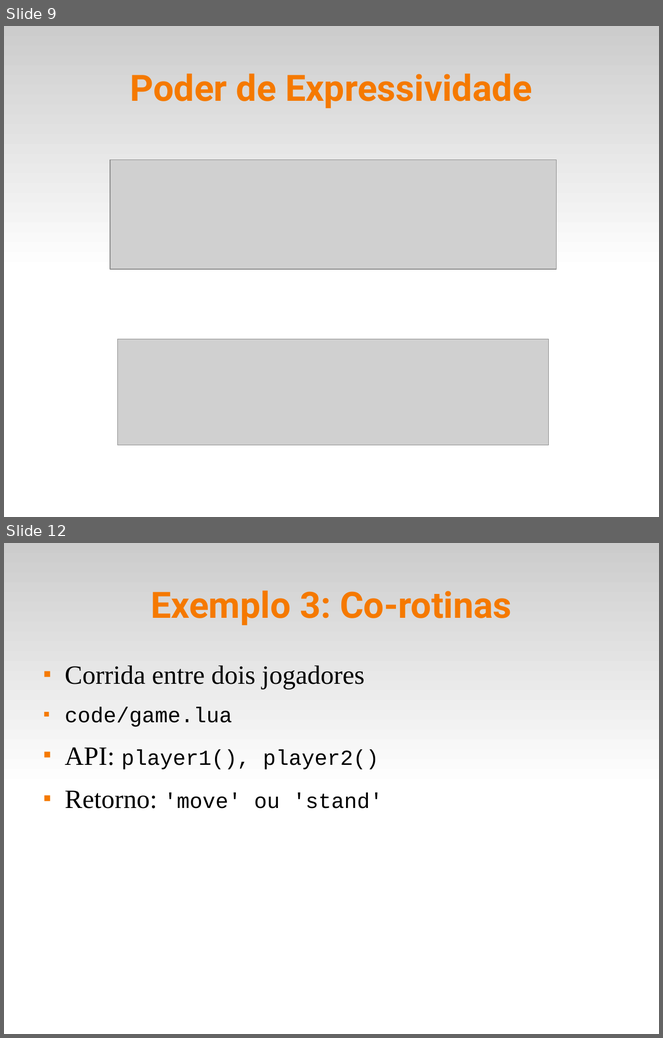
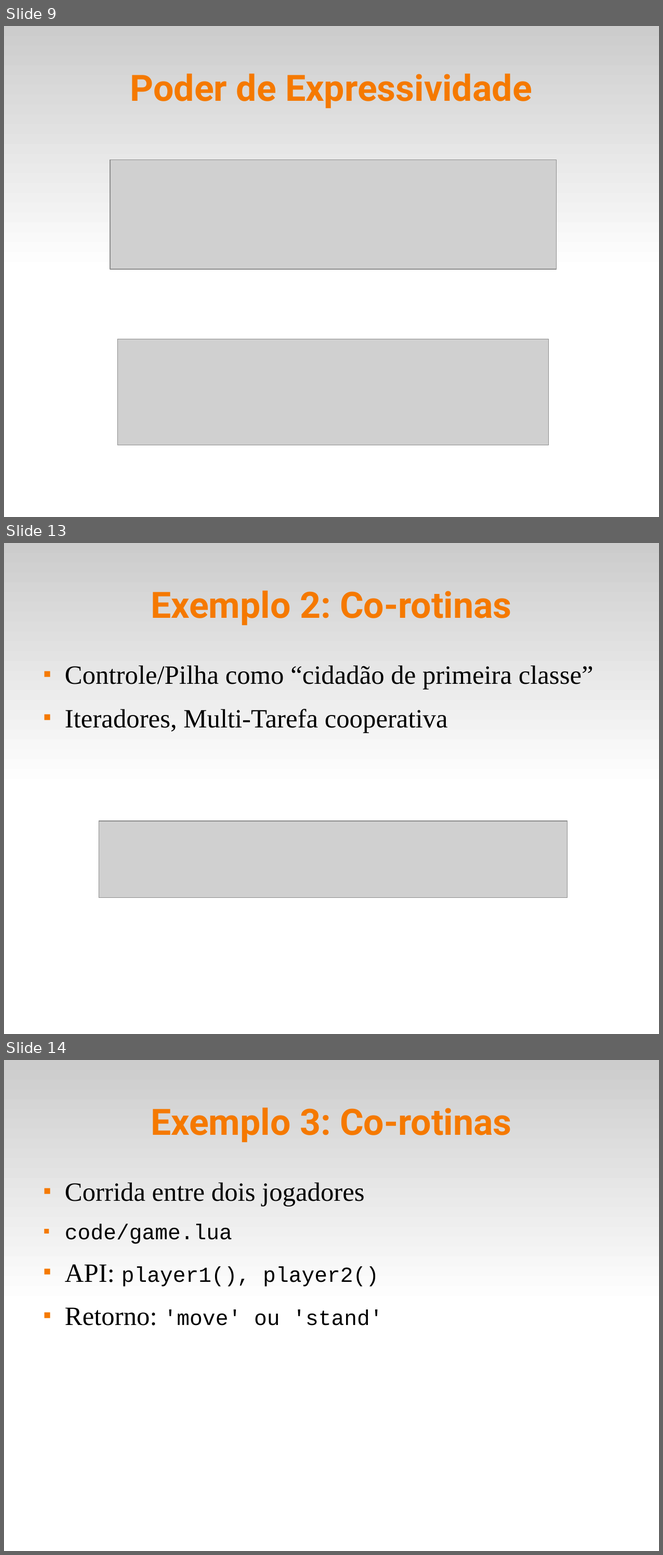
Before and after one commit to fsantanna-uerj/EDL, a slide deck: slides/edl-02.odp. Shown one above the other, each under a label of ours: slides 9 and 12 before the commit, slides 9, 13 and 14 after it; the slides between them are not shown. The pictures are 663x1038 and 663x1555 pixels, drawn with LibreOffice and Linux fonts; fonts in the diff are those of the drawing; grey boxes stand for pictures. Boxes give left, top, right and bottom in pixels: in the first picture for what was removed or moved away, otherwise in the second. Text is boxed around its words. In the diff, an @@ line names an element or a change of style, - is before the commit and + after.

```diff
--- a/slides/edl-02.odp
+++ b/slides/edl-02.odp
@@ slide 13 added at [4, 543, 659, 1034], background #FFFFFF; not listed: 1 template element that a slide beside it also shows @@
@@ title added at [151, 590, 512, 625], 44 pt, text #F57900, bold @@
+Exemplo 2: Co-rotinas
@@ text added at [65, 665, 594, 733], 32 pt, text #000000 @@
+■ Controle/Pilha como “cidadão de primeira classe”
+■ Iteradores, Multi-Tarefa cooperativa
@@ picture added at [99, 821, 568, 898] @@
@@ what was slide 12 is now slide 14 @@
```
Also in this commit, not shown: 3 slides changed, 1 other slide added, 11 other files.
